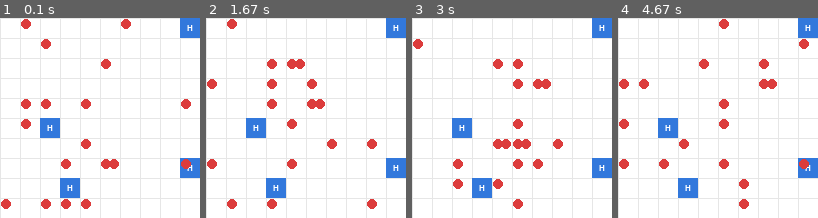
Above: before the commit, frames 1-4 (left to right).
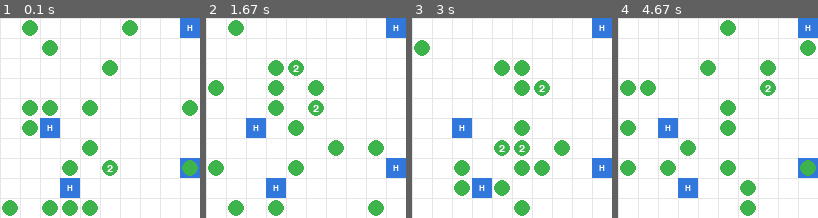
Above: after the commit, the same moments.

Repository: shaan101patel/Pandemic-Flu-Spread-Simulation
Game: pygame game, started from src/main.py
Two runs of this game, one before a commit and one after it. Both use one fixed random seed, a clock stepped at 60 frames per second and the inputs below.
Inputs:
- Up to frame 1 (0.1 s): no input
- Up to frame 2 (1.67 s): no input
- Up to frame 3 (3 s): no input
- Up to frame 4 (4.67 s): no input

The runs differ from the first frame. In frame 1, 9.0% of the frame differs, in the area x 0-99%, y 0-99%; in frame 2, 8.6%; in frame 3, 8.1%; in frame 4, 9.0%.

Commit message:
Visulation and Agent Behavior Changes

Diff:
--- a/src/main.py
+++ b/src/main.py
@@ -11,6 +11,7 @@
 import models.grid as grid
 from simulation.engine import create_hospitals
 from simulation.engine import create_agents
+from simulation.engine import step
 
 # Optional pygame visualization
 try:
@@ -51,25 +52,8 @@
     print(map)
 
     # --- Minimal step function for demo/visualization ---
-    # Moves each agent one step to a random neighboring cell (including staying put),
-    # then rebuilds the grid occupancy accordingly.
     def step_fn():
-        for ag in agents:
-            x, y = ag.location
-            dx = int(np.random.choice([-1, 0, 1]))
-            dy = int(np.random.choice([-1, 0, 1]))
-            nx = max(0, min(StateSpace - 1, x + dx))
-            ny = max(0, min(StateSpace - 1, y + dy))
-            ag.move((nx, ny))
-
-        # Rebuild the grid state each step
-        map.clear()
-        for idx, hosp in enumerate(hospitals):
-            x, y = hosp.location
-            map.addHospital(x, y, idx)
-        for ag in agents:
-            x, y = ag.location
-            map.addAgent(x, y, ag.id)
+        step(agents, hospitals, map, StateSpace)
 
     # Toggle to enable vis
     ENABLE_VISUALIZATION = True
--- a/src/models/grid.py
+++ b/src/models/grid.py
@@ -3,11 +3,11 @@
     def __init__(self, width, height):
         self.width = width
         self.height = height
-        self.cells = [[0 for _ in range(width)] for _ in range(height)]
+        self.cells = [[[] for _ in range(width)] for _ in range(height)]
 
     def set_cell(self, x, y, value):
         if 0 <= x < self.width and 0 <= y < self.height:
-            self.cells[y][x] = value
+            self.cells[y][x] = [value]
         else:
             raise IndexError("Cell position out of bounds")
 
@@ -20,25 +20,28 @@
     def __str__(self):
         grid_str = ""
         for row in self.cells:
-            grid_str += " ".join(str(cell) for cell in row) + "\n"
+            # Display cell contents separated by commas, or empty space if empty
+            row_content = []
+            for cell in row:
+                if cell:
+                    row_content.append(",".join(str(item) for item in cell))
+                else:
+                    row_content.append(".")
+            grid_str += " | ".join(row_content) + "\n"
         return grid_str
 
     def clear(self):
-        self.cells = [["" for _ in range(self.width)] for _ in range(self.height)]
+        self.cells = [[[] for _ in range(self.width)] for _ in range(self.height)]
 
     def addHospital(self, x, y, hospital_id):
         if 0 <= x < self.width and 0 <= y < self.height:
-            self.cells[y][x] = f"H{hospital_id}"
+            self.cells[y][x].append(f"H{hospital_id}")
         else:
             raise IndexError("Cell position out of bounds")
 
-    # No two agents can occupy the same cell
+    # Agents can occupy the same cell
     def addAgent(self, x, y, agent_id):
         if 0 <= x < self.width and 0 <= y < self.height:
-            current_value = self.cells[y][x]
-            if current_value == 0:
-                self.cells[y][x] = f"A{agent_id}"
-            else:
-                self.cells[y][x] = f"{current_value},A{agent_id}"
+            self.cells[y][x].append(f"A{agent_id}")
         else:
             raise IndexError("Cell position out of bounds")
--- a/src/simulation/engine.py
+++ b/src/simulation/engine.py
@@ -24,3 +24,24 @@
         ag = agent.Agent(id=i, name=f"Agent_{i}", age=np.random.randint(1, 100), location=loc, health="healthy")
         agents.append(ag)
     return agents
+
+
+def step(agents, hospitals, grid, StateSpace):
+    # Moves each agent one step to a random neighboring cell (including staying put),
+    # then rebuilds the grid occupancy accordingly.
+    for ag in agents:
+        x, y = ag.location
+        dx = int(np.random.choice([-1, 0, 1]))
+        dy = int(np.random.choice([-1, 0, 1]))
+        nx = max(0, min(StateSpace - 1, x + dx))
+        ny = max(0, min(StateSpace - 1, y + dy))
+        ag.move((nx, ny))
+
+    # Rebuild the grid state each step
+    grid.clear()
+    for idx, hosp in enumerate(hospitals):
+        x, y = hosp.location
+        grid.addHospital(x, y, idx)
+    for ag in agents:
+        x, y = ag.location
+        grid.addAgent(x, y, ag.id)
--- a/src/visulation/pygame_visualizer.py
+++ b/src/visulation/pygame_visualizer.py
@@ -42,20 +42,33 @@
 
 
 def _draw_agents(surface, agents, cell_size: int) -> None:
-    # Draw agents as circles; if multiple agents share a cell, we'll slightly jitter positions
-    # within the cell for visibility.
-    offsets = [(-0.2, -0.2), (0.2, -0.2), (-0.2, 0.2), (0.2, 0.2), (0.0, 0.0)]
-    per_cell_counts = {}
-    r = max(3, cell_size // 4)
+    # Group agents by location
+    location_agents = {}
+    for ag in agents:
+        loc = ag.location
+        if loc not in location_agents:
+            location_agents[loc] = []
+        location_agents[loc].append(ag)
 
-    for ag in agents:
-        x, y = ag.location
-        count = per_cell_counts.get((x, y), 0)
-        per_cell_counts[(x, y)] = count + 1
-        dx, dy = offsets[count % len(offsets)]
-        cx = int((x + 0.5 + dx) * cell_size)
-        cy = int((y + 0.5 + dy) * cell_size)
-        pygame.draw.circle(surface, RED, (cx, cy), r)
+    font = pygame.font.SysFont(None, int(cell_size * 0.8))
+
+    for (x, y), ag_list in location_agents.items():
+        count = len(ag_list)
+        center_x = int((x + 0.5) * cell_size)
+        center_y = int((y + 0.5) * cell_size)
+        radius = int(cell_size * 0.4)
+
+        # Color is GREEN if all agents at this location are healthy, else RED
+        all_healthy = all(ag.health == "healthy" for ag in ag_list)
+        color = GREEN if all_healthy else RED
+
+        pygame.draw.circle(surface, color, (center_x, center_y), radius)
+
+        if count > 1:
+            # Draw number
+            text = font.render(str(count), True, WHITE)
+            text_rect = text.get_rect(center=(center_x, center_y))
+            surface.blit(text, text_rect)
 
 
 def run(
